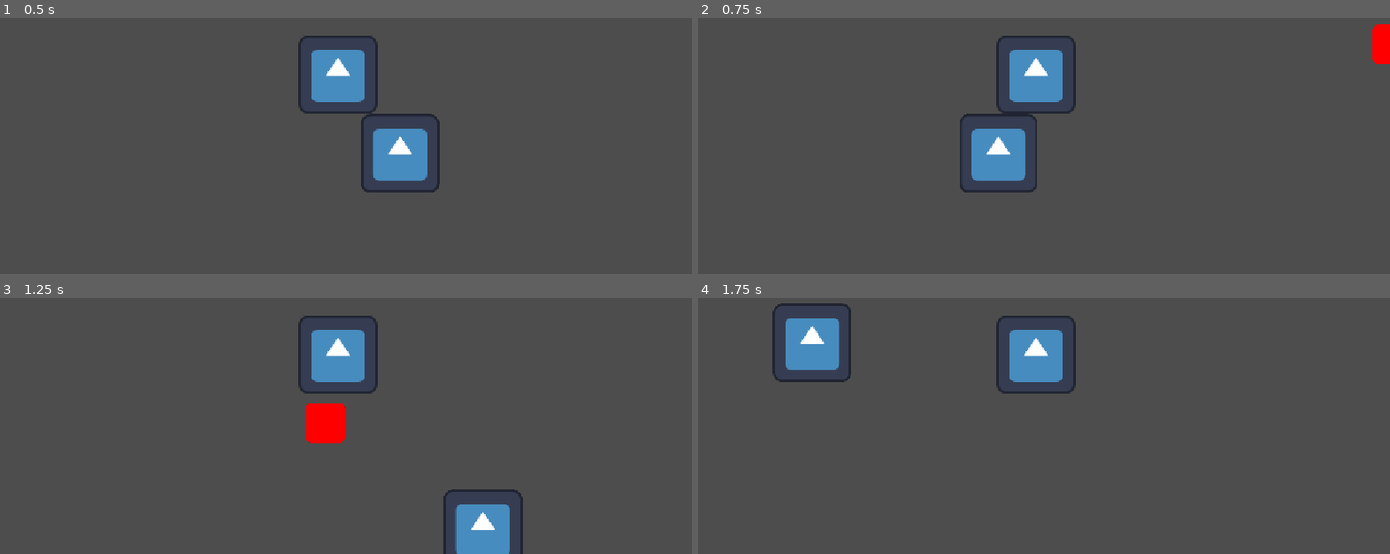
Above: before the commit, frames 1-4 (two rows, left to right).
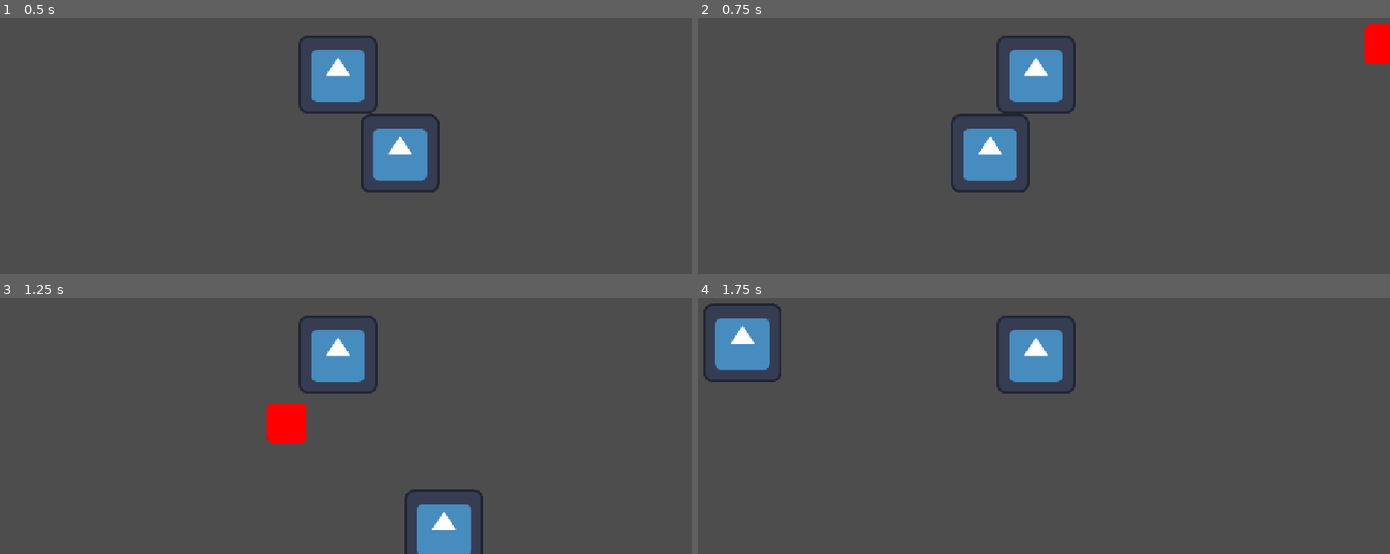
Above: after the commit, the same moments.

Repository: LoganG619/Wolfjam
Game: Godot game, scene res://Scenes/level_1.tscn
Same seed, same stepped clock (60 frames per second), same inputs: the game is played once before the commit and once after it. The project has no main scene, so this scene is started directly. The engine's default icon, where the game draws it, is replaced by a stand-in: a white triangle on a blue panel in a dark square.
Inputs:
- Up to frame 1 (0.5 s): no input
- Up to frame 2 (0.75 s): hold D (MoveRight) from 0.53 s (still down); tap Shift (Dash) at 0.6 s
- Up to frame 3 (1.25 s): keep holding D (MoveRight); tap Space (Jump) at 0.77 s
- Up to frame 4 (1.75 s): keep holding D (MoveRight); tap 1 (SwapToBlack) at 1.35 s; tap Space (Jump) at 1.52 s

Frame 1 is identical in both runs. In frame 2, 1.2% of the frame differs, in the area x 36-99%, y 2-69%; in frame 3, 4.3%, in the area x 38-76%, y 41-100%; in frame 4, 4.0%.

Commit message:
level1changes

Diff:
--- a/Scenes/level_1.tscn
+++ b/Scenes/level_1.tscn
@@ -14,7 +14,7 @@
 acceleration = 800.0
 deceleration = 600.0
 coyote_time = 0.3
-dash_speed = 1200.0
+dash_speed = 1300.0
 
 [node name="Platforms" type="CanvasGroup" parent="." unique_id=650934149]
 position = Vector2(322, 350)
